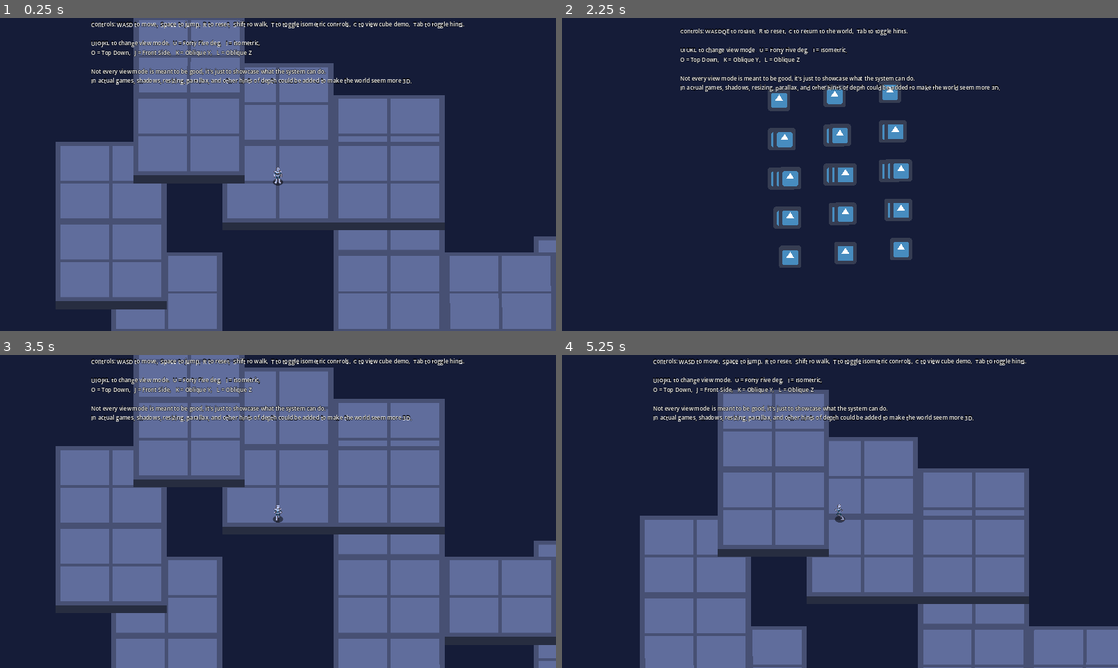
Above: before the commit, frames 1-4 (two rows, left to right).
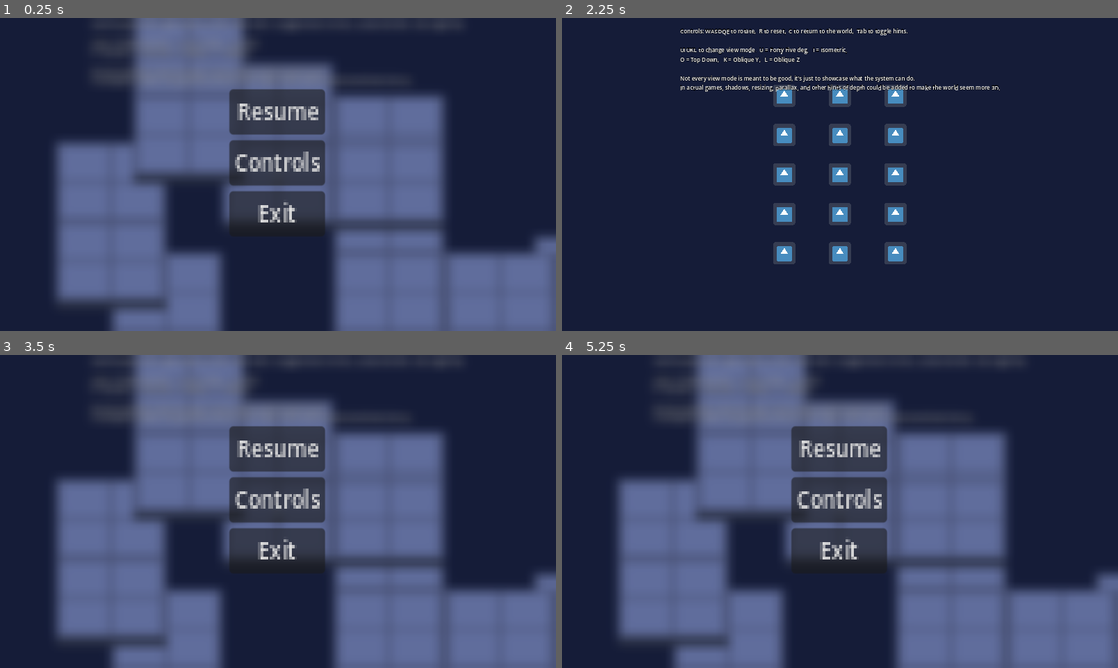
Above: after the commit, the same moments.

Repository: vmgi/2.5d-proj1
Game: Godot game, scene res://assets/demo_scene.tscn
Two runs of this game, one before a commit and one after it. Both use one fixed random seed, a clock stepped at 60 frames per second and the inputs below. The engine's default icon, where the game draws it, is replaced by a stand-in: a white triangle on a blue panel in a dark square.
Inputs (mouse positions are in pixels of both pictures, inside the frame that each line leads up to):
- Up to frame 1 (0.25 s): no input
- Up to frame 2 (2.25 s): click (840, 111) at 0.5 s, where only the run after the commit has a clickable "Resume"; click (840, 161) at 1.25 s, where only the run after the commit has a clickable "Controls"; move the mouse to (962, 158) at 2.02 s; hold D (move_right) from 2.03 s (still down); tap C (view_cube_demo) at 2.1 s; click (962, 158) at 2.17 s
- Up to frame 3 (3.5 s): move the mouse to (166, 527) at 2.77 s; release D (move_right) at 2.78 s; hold S (move_back) from 2.78 s (still down); tap U (forty_five_mode) at 2.85 s; tap Space (jump) at 3.02 s; tap C (view_cube_demo) at 3.05 s
- Up to frame 4 (5.25 s): move the mouse to (895, 442) at 3.52 s; release S (move_back) at 3.53 s; hold D (move_right) 3.53-4.28 s; hold J (front_side_mode) 3.53-4.28 s; tap C (view_cube_demo) at 3.8, 4.55 s; move the mouse to (812, 574) at 4.27 s; hold W (move_forward) 4.28-5.03 s; tap I (isometric_mode) at 4.35 s; click (812, 574) at 4.42 s; tap Space (jump) at 4.52 s; move the mouse to (1006, 558) at 5.02 s; hold A (move_left) from 5.03 s (still down); tap E (move_clockwise) at 5.1 s

The runs differ from the first frame. In frame 1, 16% of the frame differs, in the area x 9-100%, y 0-100%; in frame 2, 4.0%; in frame 3, 30%; in frame 4, 39%.

Commit message:
Added pause menu
Menu options:
Resume-Controls-Exit

Diff:
--- /dev/null
+++ b/assets/demo_scene.gd
@@ -0,0 +1,19 @@
+extends Node2D
+
+@onready var pause_menu = $Overlay/PauseMenu
+var paused = false
+
+# Called every frame. 'delta' is the elapsed time since the previous frame.
+func _process(delta):
+	if Input.is_action_just_pressed("pause"):
+		pauseMenu()
+
+func pauseMenu():
+	if paused:
+		pause_menu.hide()
+		Engine.time_scale = 1
+	else:
+		pause_menu.show()
+		Engine.time_scale = 0
+
+	paused = !paused
--- a/assets/demo_scene.tscn
+++ b/assets/demo_scene.tscn
@@ -1,12 +1,14 @@
-[gd_scene load_steps=11 format=3 uid="uid://bc8akj25hcmiy"]
+[gd_scene load_steps=13 format=3 uid="uid://bc8akj25hcmiy"]
 
 [ext_resource type="PackedScene" uid="uid://6o8sm5bti8d1" path="res://assets/ui/overlay.tscn" id="1"]
+[ext_resource type="Script" path="res://assets/demo_scene.gd" id="1_2p4ji"]
 [ext_resource type="PackedScene" uid="uid://bg27d8sfehmr4" path="res://assets/player/player_25d.tscn" id="2"]
 [ext_resource type="PackedScene" uid="uid://ivolxaqaaddk" path="res://assets/shadow/shadow_25d.tscn" id="3"]
 [ext_resource type="Script" path="res://addons/node25d/node_25d.gd" id="4"]
 [ext_resource type="Texture2D" uid="uid://cocwocceljq4g" path="res://assets/platform/textures/forty_five.png" id="6"]
 [ext_resource type="Script" path="res://assets/platform/platform_sprite.gd" id="7"]
 [ext_resource type="Script" path="res://addons/node25d/y_sort_25d.gd" id="8"]
+[ext_resource type="PackedScene" uid="uid://cbr0ncccwl87t" path="res://pause_menu.tscn" id="9_bkf5j"]
 
 [sub_resource type="BoxShape3D" id="1"]
 size = Vector3(10, 1, 10)
@@ -18,8 +20,16 @@
 size = Vector3(10, 1, 10)
 
 [node name="DemoScene" type="Node2D"]
+script = ExtResource("1_2p4ji")
 
 [node name="Overlay" parent="." instance=ExtResource("1")]
+
+[node name="PauseMenu" parent="Overlay" instance=ExtResource("9_bkf5j")]
+offset_left = 660.0
+offset_top = 205.0
+offset_right = 660.0
+offset_bottom = 205.0
+scale = Vector2(3.72334, 4.07085)
 
 [node name="Player25D" parent="." instance=ExtResource("2")]
 z_index = -3956
--- /dev/null
+++ b/pause_menu.gd
@@ -0,0 +1,13 @@
+extends Control
+
+@onready var main = $"../../"
+
+func _on_resume_pressed():
+	main.pauseMenu()
+
+#TODO:
+func _on_controls_pressed():
+	pass # Replace with function body.
+
+func _on_quit_pressed():
+	get_tree().quit()
--- /dev/null
+++ b/pause_menu.gdshader
@@ -0,0 +1,13 @@
+shader_type canvas_item;
+uniform sampler2D screen_texture : hint_screen_texture, filter_linear_mipmap;
+uniform float amount: hint_range(0.0,5.0);
+
+void fragment() {
+	// Called for every pixel the material is visible on.
+	vec4 color = textureLod(screen_texture, SCREEN_UV, amount);
+	COLOR = color;
+}
+
+void light() {
+	// Called for every pixel for every light affecting the CanvasItem.
+}
--- /dev/null
+++ b/pause_menu.tscn
@@ -0,0 +1,50 @@
+[gd_scene load_steps=4 format=3 uid="uid://cbr0ncccwl87t"]
+
+[ext_resource type="Script" path="res://pause_menu.gd" id="1_xmd7n"]
+[ext_resource type="Shader" path="res://pause_menu.gdshader" id="2_276pq"]
+
+[sub_resource type="ShaderMaterial" id="ShaderMaterial_jbxlq"]
+shader = ExtResource("2_276pq")
+shader_parameter/amount = 3.0
+
+[node name="PauseMenu" type="Control"]
+layout_mode = 3
+anchors_preset = 15
+anchor_right = 1.0
+anchor_bottom = 1.0
+grow_horizontal = 2
+grow_vertical = 2
+script = ExtResource("1_xmd7n")
+
+[node name="ColorRect" type="ColorRect" parent="."]
+material = SubResource("ShaderMaterial_jbxlq")
+layout_mode = 0
+offset_left = -361.0
+offset_top = -304.0
+offset_right = -321.0
+offset_bottom = -264.0
+scale = Vector2(20, 20)
+
+[node name="MarginContainer" type="MarginContainer" parent="."]
+layout_mode = 0
+offset_right = 40.0
+offset_bottom = 40.0
+
+[node name="VBoxContainer" type="VBoxContainer" parent="MarginContainer"]
+layout_mode = 2
+
+[node name="Resume" type="Button" parent="MarginContainer/VBoxContainer"]
+layout_mode = 2
+text = "Resume"
+
+[node name="Controls" type="Button" parent="MarginContainer/VBoxContainer"]
+layout_mode = 2
+text = "Controls"
+
+[node name="Quit" type="Button" parent="MarginContainer/VBoxContainer"]
+layout_mode = 2
+text = "Exit"
+
+[connection signal="pressed" from="MarginContainer/VBoxContainer/Resume" to="." method="_on_resume_pressed"]
+[connection signal="pressed" from="MarginContainer/VBoxContainer/Controls" to="." method="_on_controls_pressed"]
+[connection signal="pressed" from="MarginContainer/VBoxContainer/Quit" to="." method="_on_quit_pressed"]
--- a/project.godot
+++ b/project.godot
@@ -151,7 +151,11 @@
 exit={
 "deadzone": 0.2,
 "events": [Object(InputEventJoypadButton,"resource_local_to_scene":false,"resource_name":"","device":0,"button_index":11,"pressure":0.0,"pressed":false,"script":null)
-, Object(InputEventKey,"resource_local_to_scene":false,"resource_name":"","device":0,"window_id":0,"alt_pressed":false,"shift_pressed":false,"ctrl_pressed":false,"meta_pressed":false,"pressed":false,"keycode":0,"physical_keycode":4194305,"key_label":0,"unicode":0,"echo":false,"script":null)
+]
+}
+pause={
+"deadzone": 0.5,
+"events": [Object(InputEventKey,"resource_local_to_scene":false,"resource_name":"","device":0,"window_id":0,"alt_pressed":false,"shift_pressed":false,"ctrl_pressed":false,"meta_pressed":false,"pressed":false,"keycode":0,"physical_keycode":4194305,"key_label":0,"unicode":0,"echo":false,"script":null)
 ]
 }
 
